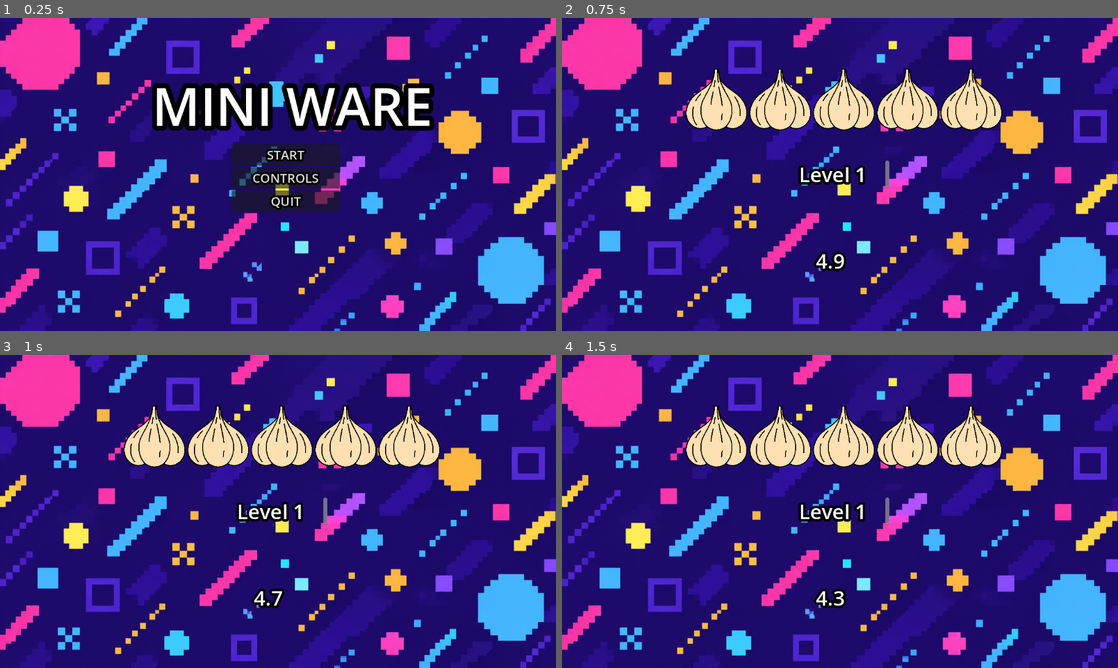
Above: before the commit, frames 1-4 (two rows, left to right).
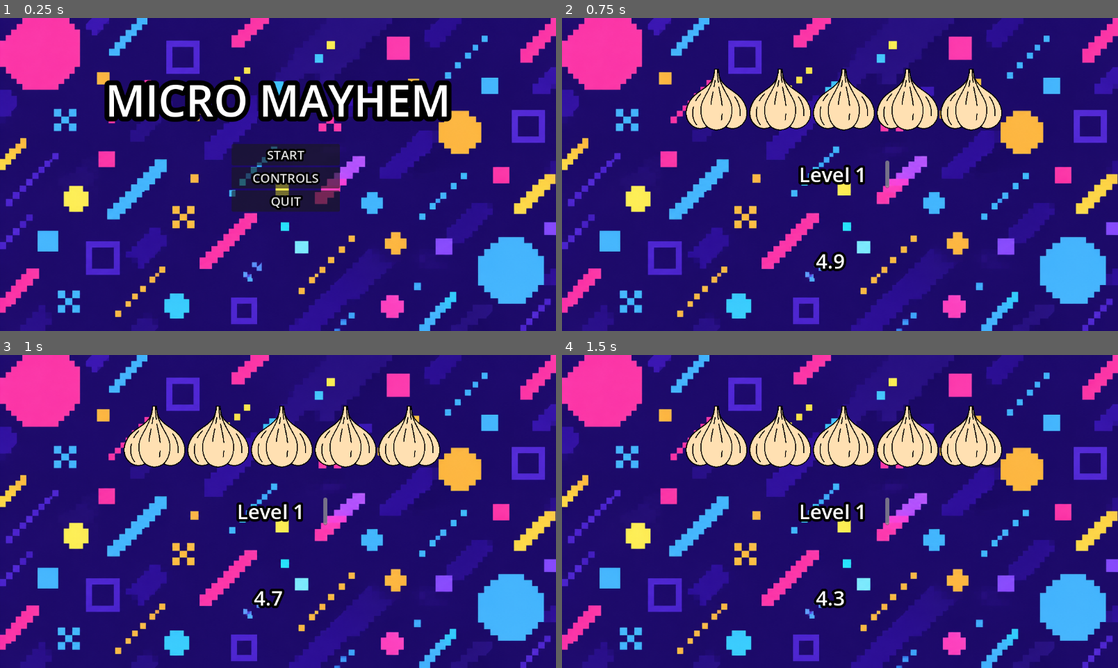
Above: after the commit, the same moments.

Repository: its-anantagarwal/wario-ware
Game: Godot game, scene res://title_screen.tscn
Same seed, same stepped clock (60 frames per second), same inputs: the game is played once before the commit and once after it.
Inputs (mouse positions are in pixels of both pictures, inside the frame that each line leads up to):
- Up to frame 1 (0.25 s): no input
- Up to frame 2 (0.75 s): click "START" at 0.5 s
- Up to frame 3 (1 s): no input
- Up to frame 4 (1.5 s): tap Enter at 1.25 s; move the mouse to (962, 495) at 1.27 s; hold D (right) from 1.28 s (still down); tap Alt at 1.35 s; click (962, 495) at 1.42 s

The runs differ from the first frame. In frame 1, 6.9% of the frame differs, in the area x 18-82%, y 19-36%; in frame 2, nothing differs; in frame 3, nothing differs; in frame 4, nothing differs.

Commit message:
Changed the title of the game to 'MICRO MAYHEM'

Diff:
--- a/title_screen.tscn
+++ b/title_screen.tscn
@@ -17,13 +17,13 @@
 
 [node name="Title" type="RichTextLabel" parent="." unique_id=738549231]
 clip_contents = false
-offset_left = 245.0
+offset_left = 1.0
 offset_top = 107.0
-offset_right = 966.0
+offset_right = 1152.0
 offset_bottom = 255.0
 theme_override_constants/outline_size = 40
-theme_override_font_sizes/normal_font_size = 108
-text = "MINI WARE"
+theme_override_font_sizes/normal_font_size = 90
+text = "MICRO MAYHEM"
 horizontal_alignment = 1
 
 [node name="Buttons" type="VBoxContainer" parent="." unique_id=1650521661]
